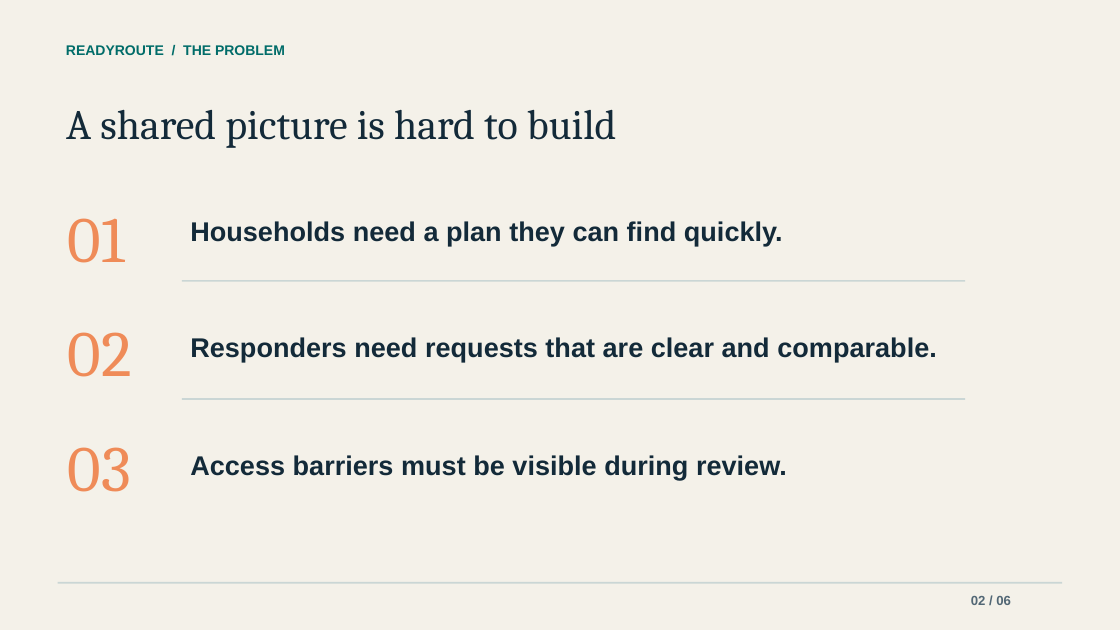
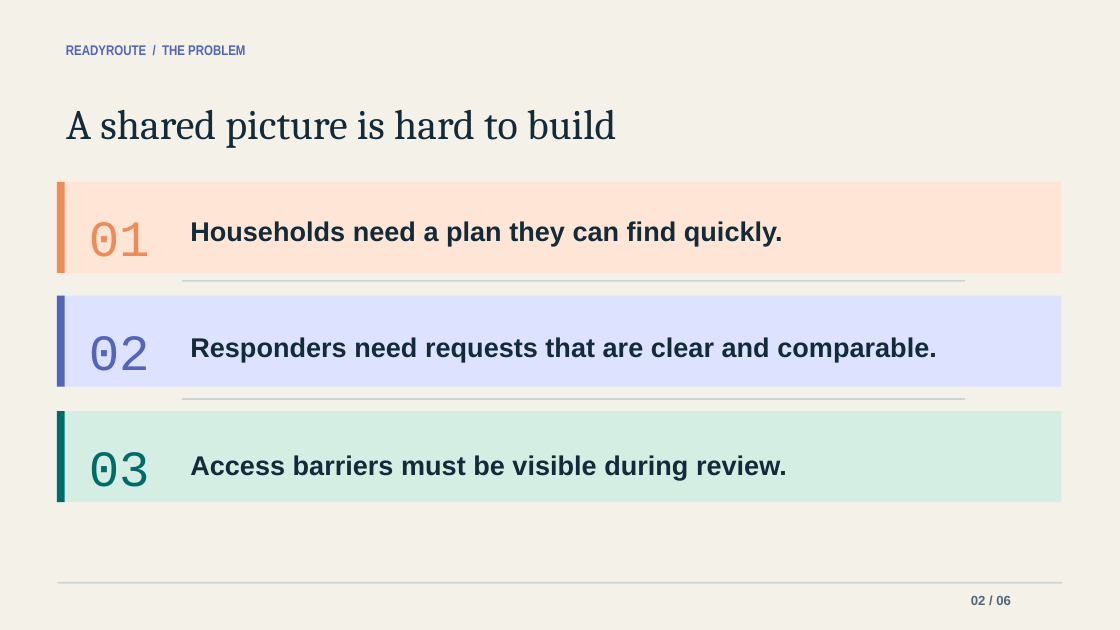
Before and after one commit to Amartya-J/ycs, a slide deck: slide 2 of ReadyRoute_presentation.pptx. Drawn at 1120x630 pixels with LibreOffice and Linux fonts; fonts in the diff are those of the drawing. Boxes give left, top, right and bottom in pixels: in the first picture for what was removed or moved away, otherwise in the second. Text is boxed around its words. In the diff, an @@ line names an element or a change of style, - is before the commit and + after.

```diff
--- a/ReadyRoute_presentation.pptx
+++ b/ReadyRoute_presentation.pptx
@@ text "READYROUTE / THE PROBLEM" at [66,45,245,55]: font Arial to Arial Narrow, text colour #006C69 to #5264BB @@
@@ rectangle added at [57,182,1062,273], fill #FFE5D5 @@
@@ rectangle added at [57,182,65,273], fill #EF8B58 @@
@@ text "01": place and size @@
-text "01" at [68,218,125,263]
+text "01" at [89,222,150,257]
@@ text "01" at [89,222,150,257]: size 55.5 to 43.5 pt, font Cambria to Courier New @@
@@ rectangle added at [57,296,1062,386], fill #DCE2FF @@
@@ rectangle added at [57,296,65,386], fill #5264BB @@
@@ text "02": place and size @@
-text "02" at [68,332,132,377]
+text "02" at [89,336,150,371]
@@ text "02" at [89,336,150,371]: size 55.5 to 43.5 pt, font Cambria to Courier New, text colour #EF8B58 to #5264BB @@
@@ rectangle added at [57,412,1062,502], fill #D5EEE3 @@
@@ rectangle added at [57,412,65,502], fill #006C69 @@
@@ text "03": place and size @@
-text "03" at [68,447,131,492]
+text "03" at [89,452,150,487]
@@ text "03" at [89,452,150,487]: size 55.5 to 43.5 pt, font Cambria to Courier New, text colour #EF8B58 to #006C69 @@
```
Also in this commit, not shown: 5 other slides changed, 6 other files.
